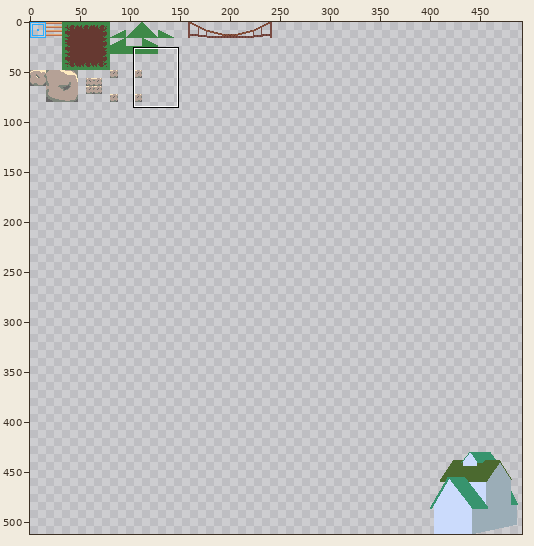
Edited in one commit: pixel-art file (assets/images/tilesheet.aseprite). Above: a wide view before the commit, with the close-up outlined.
Close-up. The starting point:
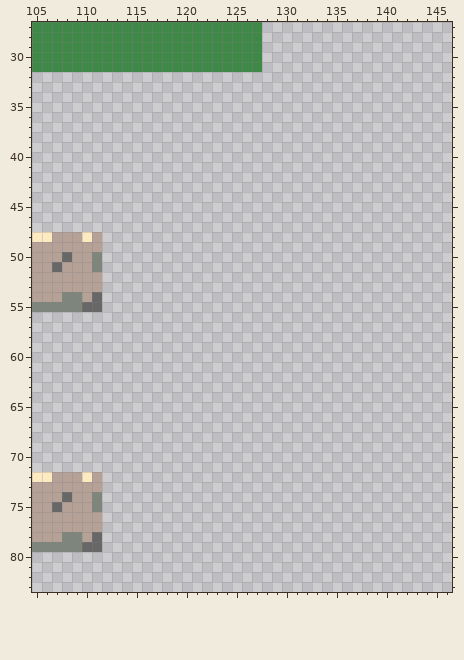
512x512 pixels, 1 frame. Shown: x 105..146, y 27..83. The wide view leaves out empty margins.
New version:
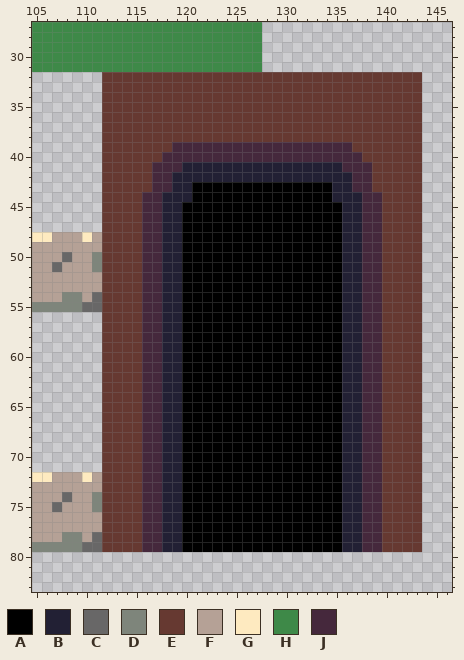
Palette (. is transparent): A #000000  B #222034  C #686767  D #7e857b  E #663931  F #b5a196  G #feeac0  H #3e8948  J #45283c
Diff:
Layer "Layer 1":
Colour A is added in rows 43 to 44 at x 121 to 134; in rows 45 to 79 at x 120 to 135.
Colour B is added in row 41 at x 120 to 135; in row 42 at x 119 to 136; in row 43 at x 119 to 120 and 135 to 136; in row 44 at x 118 to 120 and 135 to 137; in rows 45 to 79 at x 118 to 119 and 136 to 137.
Colour E is added in rows 32 to 38 at x 112 to 143; in row 39 at x 112 to 118 and 137 to 143; in row 40 at x 112 to 117 and 138 to 143; in rows 41 to 43 at x 112 to 116 and 139 to 143; in rows 44 to 79 at x 112 to 115 and 140 to 143.
Colour J is added in row 39 at x 119 to 136; in row 40 at x 118 to 137; in row 41 at x 117 to 119 and 136 to 138; in rows 42 to 43 at x 117 to 118 and 137 to 138; in rows 44 to 79 at x 116 to 117 and 138 to 139.
